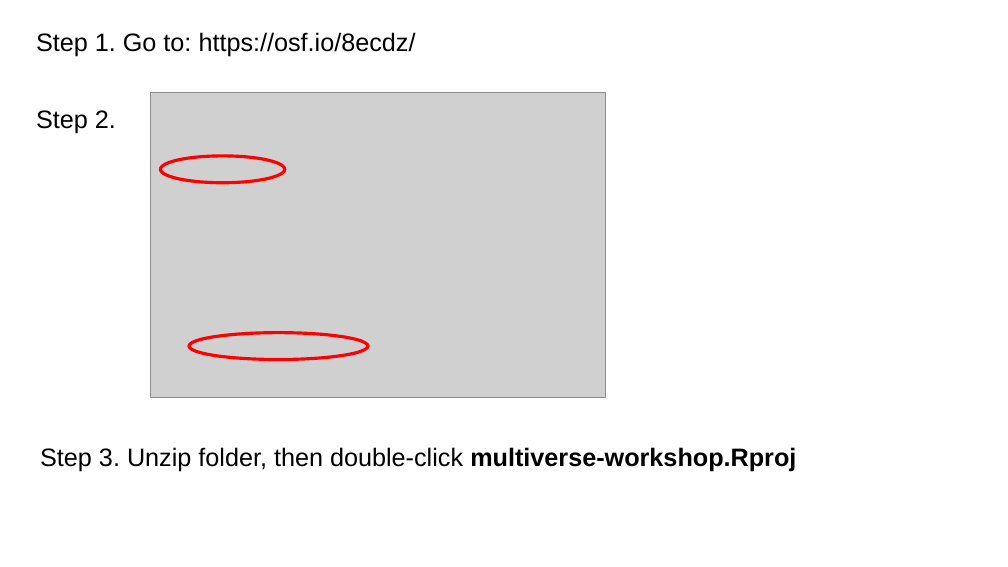
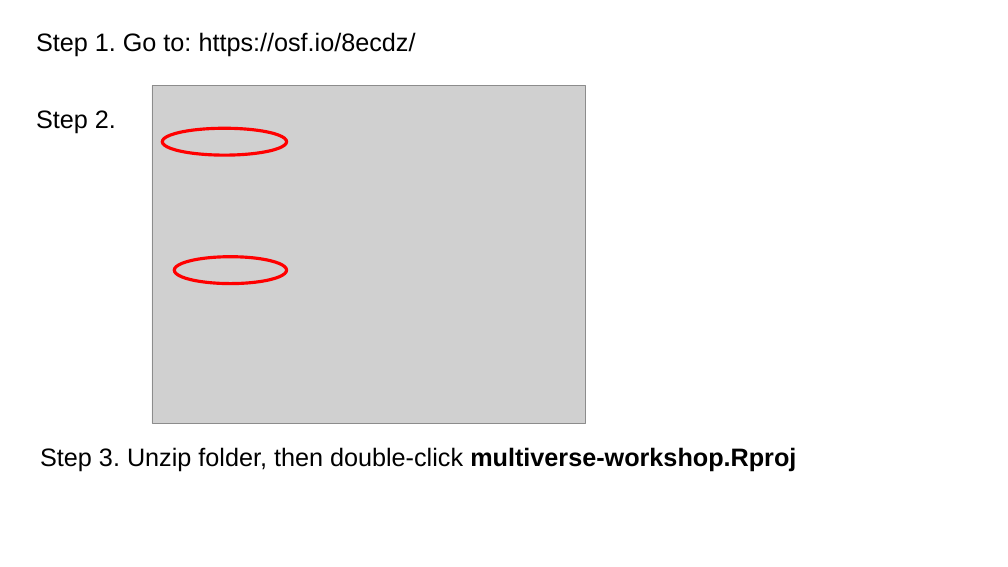
Before and after one commit to StefanVermeent/multiverse-workshop, a slide deck: slide 14 of UU_april_2024/intro-to-multiverse.pptx. Drawn at 1008x567 pixels with LibreOffice and Linux fonts; fonts in the diff are those of the drawing; grey boxes stand for pictures. Boxes give left, top, right and bottom in pixels: in the first picture for what was removed or moved away, otherwise in the second. Text is boxed around its words. In the diff, an @@ line names an element or a change of style, - is before the commit and + after.

Commit message:
changes to slides and exercise for UU workshop

```diff
--- a/UU_april_2024/intro-to-multiverse.pptx
+++ b/UU_april_2024/intro-to-multiverse.pptx
@@ picture: place and size @@
-picture at (150, 92, 606, 398)
+picture at (152, 85, 585, 423)
@@ ellipse: place and size @@
-ellipse at (160, 156, 284, 183)
+ellipse at (163, 129, 287, 156)
@@ ellipse: place and size @@
-ellipse at (189, 333, 368, 360)
+ellipse at (175, 257, 287, 284)
```
Also in this commit, not shown: 1 other file.
